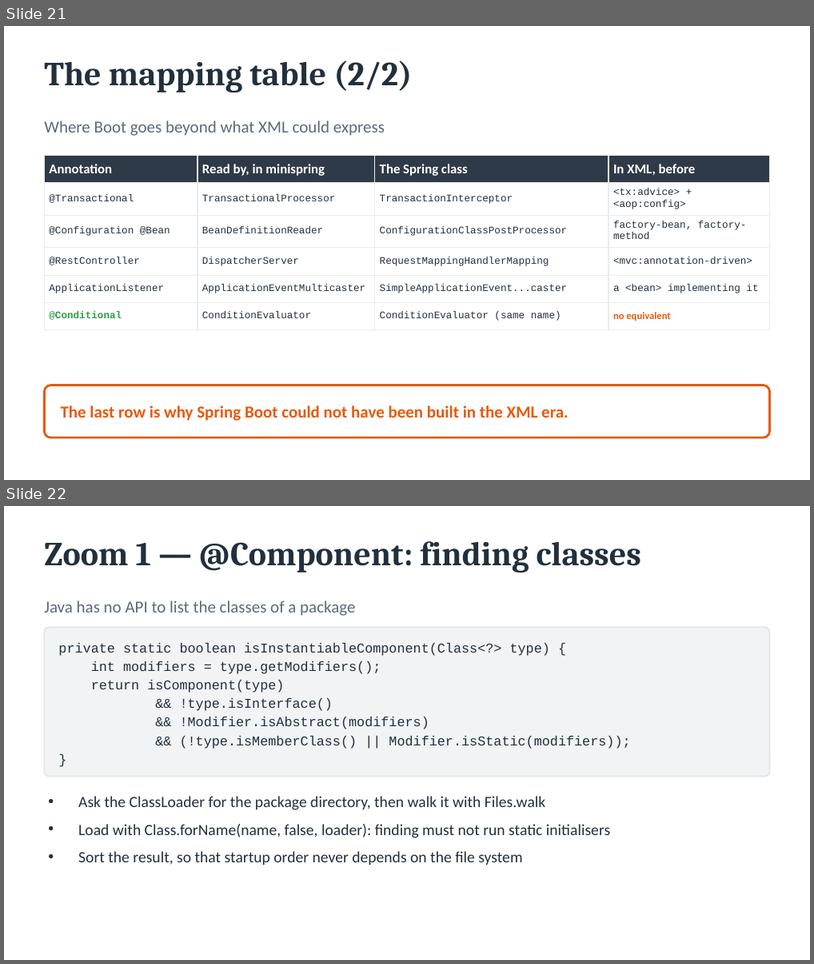
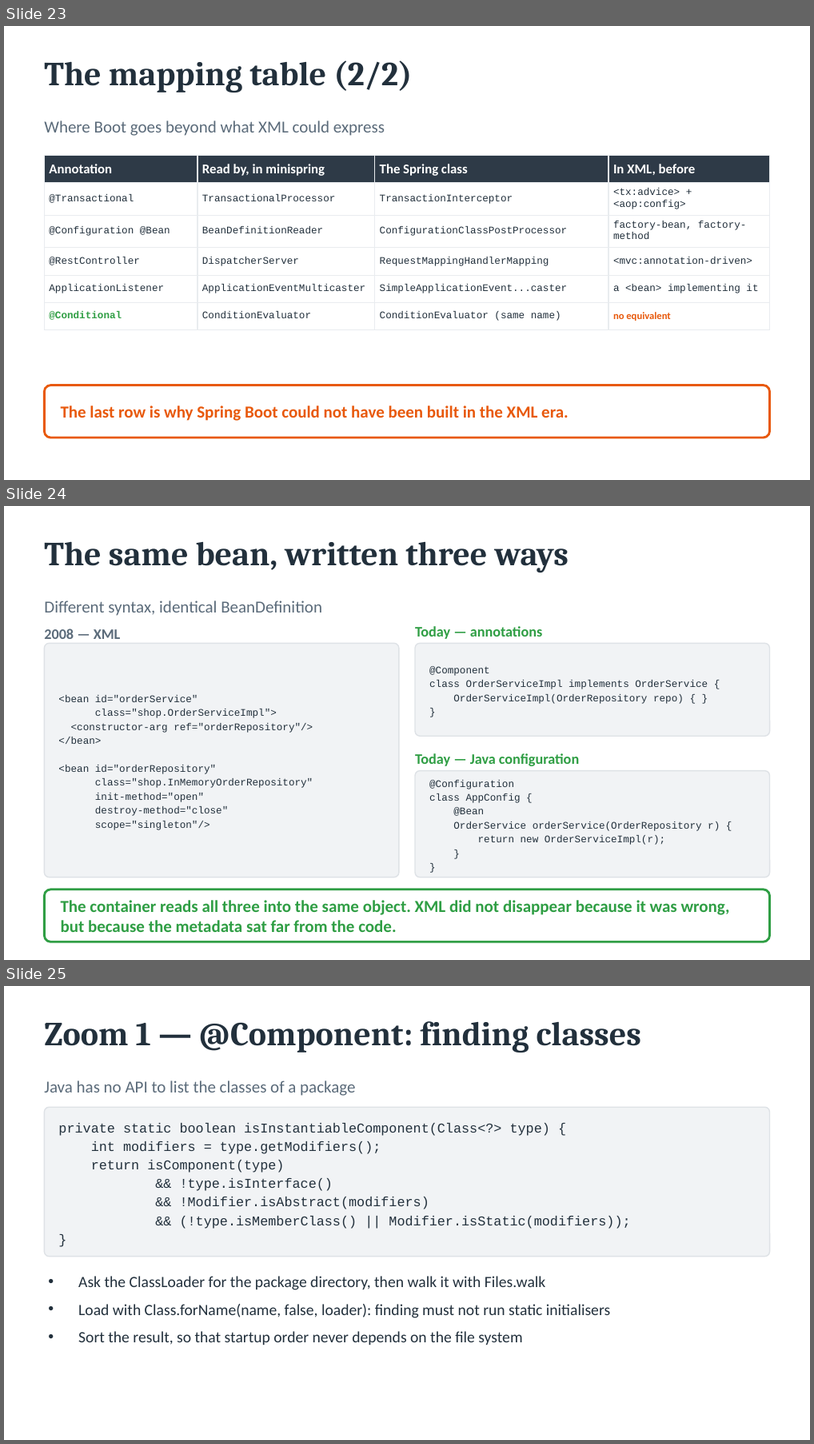
Before and after one commit to ELMAALMIA/minispring, a slide deck: docs/presentation/minispring-talk.pptx. Shown one above the other, each under a label of ours: slides 21 and 22 before the commit, slides 23, 24 and 25 after it. The pictures are 814x964 and 814x1444 pixels, drawn with LibreOffice and Linux fonts; fonts in the diff are those of the drawing. Boxes give left, top, right and bottom in pixels: in the first picture for what was removed or moved away, otherwise in the second. Text is boxed around its words. In the diff, an @@ line names an element or a change of style, - is before the commit and + after.

Commit message:
docs: explain why injection exists, and show the XML it replaced
Two slides now open part 2 with the problem before the solution: wiring a graph by hand, and what changes when the class stops choosing its own collaborators. A third slide shows the same bean written in XML, in annotations and in Java configuration, so the mapping table's XML column becomes concrete.

```diff
--- a/docs/presentation/minispring-talk.pptx
+++ b/docs/presentation/minispring-talk.pptx
@@ slide 24 added at bbox=[4, 506, 810, 960], background #FFFFFF @@
@@ text added at bbox=[44, 541, 569, 573], 30 pt, text #22303C, bold @@
+The same bean, written three ways
@@ text added at bbox=[44, 600, 322, 616], 15 pt, text #5B6B7A @@
+Different syntax, identical BeanDefinition
@@ text added at bbox=[44, 628, 121, 639], 13 pt, text #5B6B7A, bold @@
+2008 — XML
@@ rounded rectangle added at bbox=[44, 643, 399, 877], fill #F1F3F5, outline #DEE2E6 1 pt @@
@@ text added at bbox=[415, 626, 543, 639], 13 pt, text #2F9E44, bold @@
+Today — annotations
@@ rounded rectangle added at bbox=[415, 643, 770, 736], fill #F1F3F5, outline #DEE2E6 1 pt @@
@@ text added at bbox=[430, 666, 708, 704], 9 pt, text #22303C @@
+@Component
+class OrderServiceImpl implements OrderService {
+OrderServiceImpl(OrderRepository repo) { }
+}
@@ text added at bbox=[58, 695, 313, 830], 9 pt, text #22303C @@
+<bean id="orderService"
+class="shop.OrderServiceImpl">
+<constructor-arg ref="orderRepository"/>
+</bean>
+<bean id="orderRepository"
+class="shop.InMemoryOrderRepository"
+init-method="open"
+destroy-method="close"
+scope="singleton"/>
@@ text added at bbox=[415, 753, 579, 766], 13 pt, text #2F9E44, bold @@
+Today — Java configuration
@@ rounded rectangle added at bbox=[415, 771, 770, 877], fill #F1F3F5, outline #DEE2E6 1 pt @@
@@ text added at bbox=[430, 780, 720, 844], 9 pt, text #22303C @@
+@Configuration
+class AppConfig {
+@Bean
+OrderService orderService(OrderRepository r) {
+return new OrderServiceImpl(r);
+}
+}
@@ rounded rectangle added at bbox=[44, 889, 770, 941], fill #FFFFFF, outline #2F9E44 2 pt @@
@@ text added at bbox=[61, 900, 730, 932], 15 pt, text #2F9E44, bold @@
+The container reads all three into the same object. XML did not disappear because it was wrong, but because the metadata sat far from the code.
@@ what was slide 21 is now slide 23 @@
@@ what was slide 22 is now slide 25 @@
```
Also in this commit, not shown: 2 other slides added, 2 other files.
